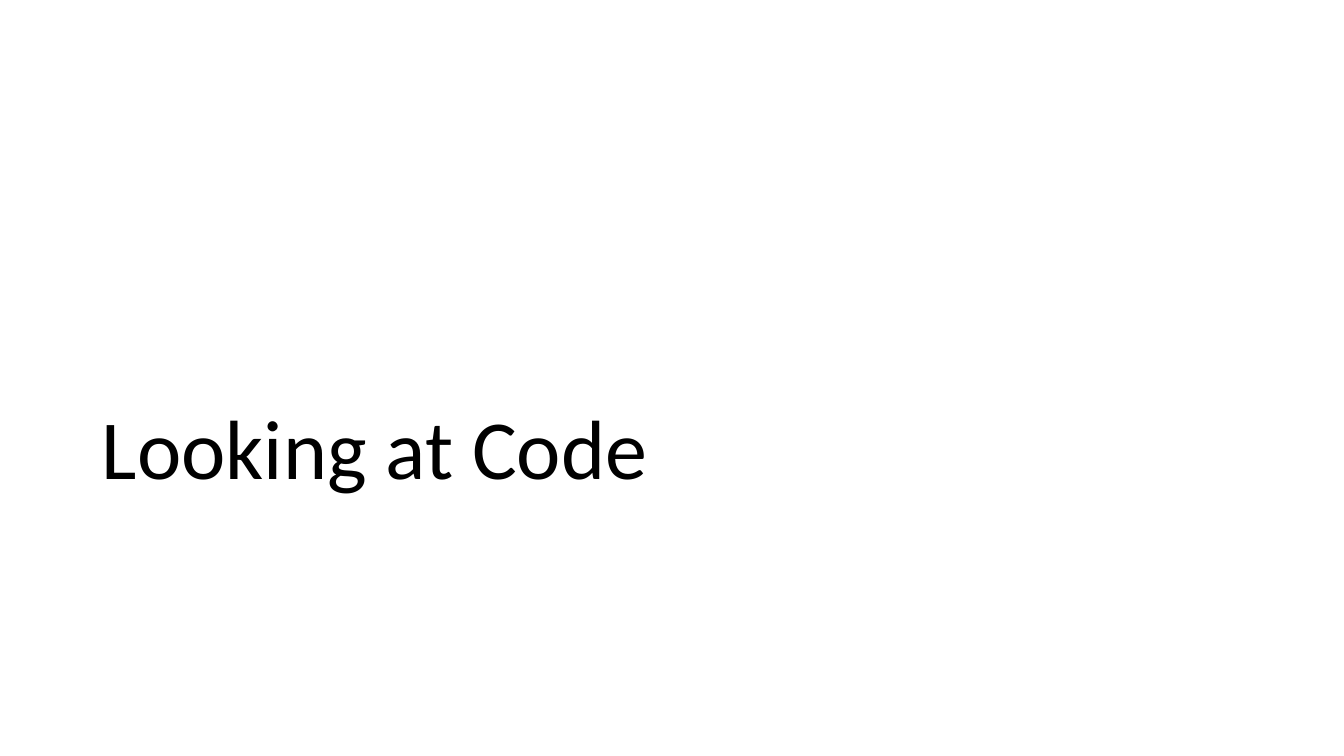
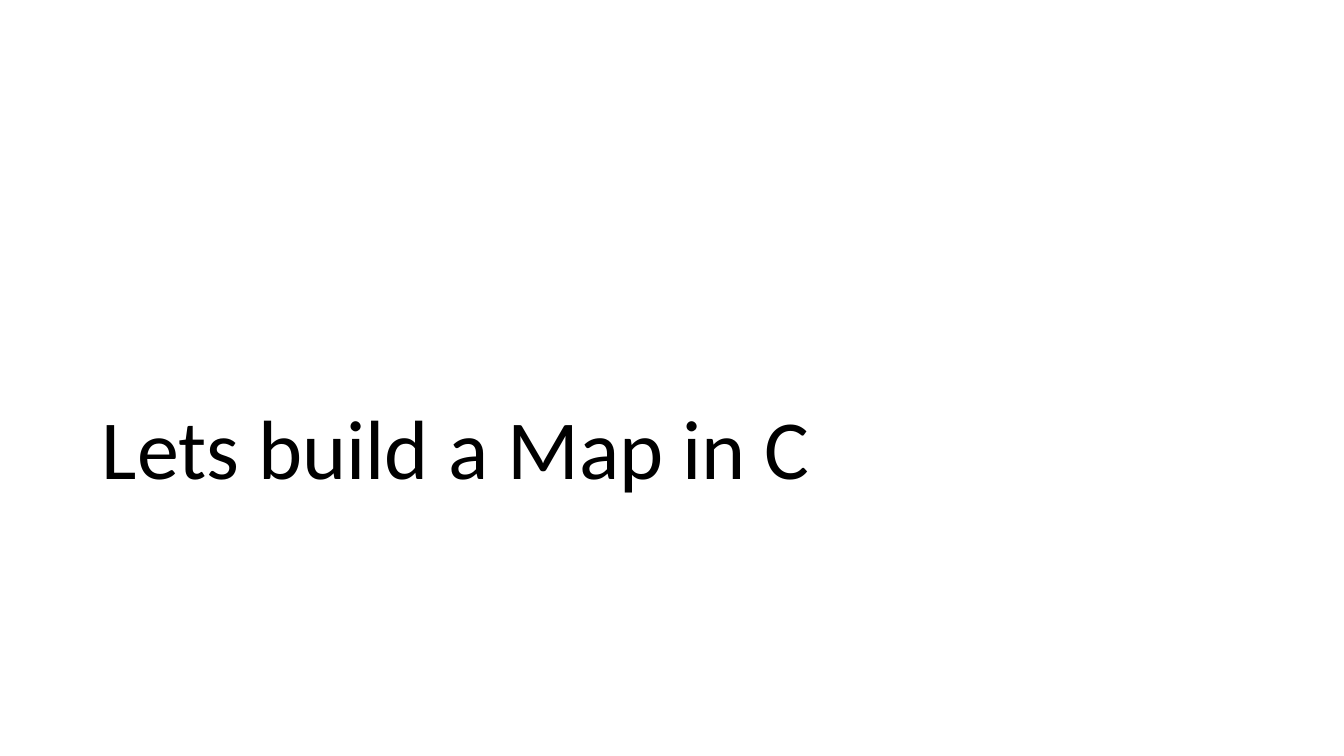
Before and after one commit to csev/cc4e, a slide deck: slide 12 of lectures/CC-04-Maps.pptx. Drawn at 1344x756 pixels with LibreOffice and Linux fonts; fonts in the diff are those of the drawing. Boxes give left, top, right and bottom in pixels: in the first picture for what was removed or moved away, otherwise in the second. Text is boxed around its words. In the diff, an @@ line names an element or a change of style, - is before the commit and + after.

```diff
--- a/lectures/CC-04-Maps.pptx
+++ b/lectures/CC-04-Maps.pptx
@@ title at [102, 420, 810, 493]: text changed @@
-Looking at Code
+Lets build a Map in C
```
Also in this commit, not shown: 9 other slides changed, 3 other files.
